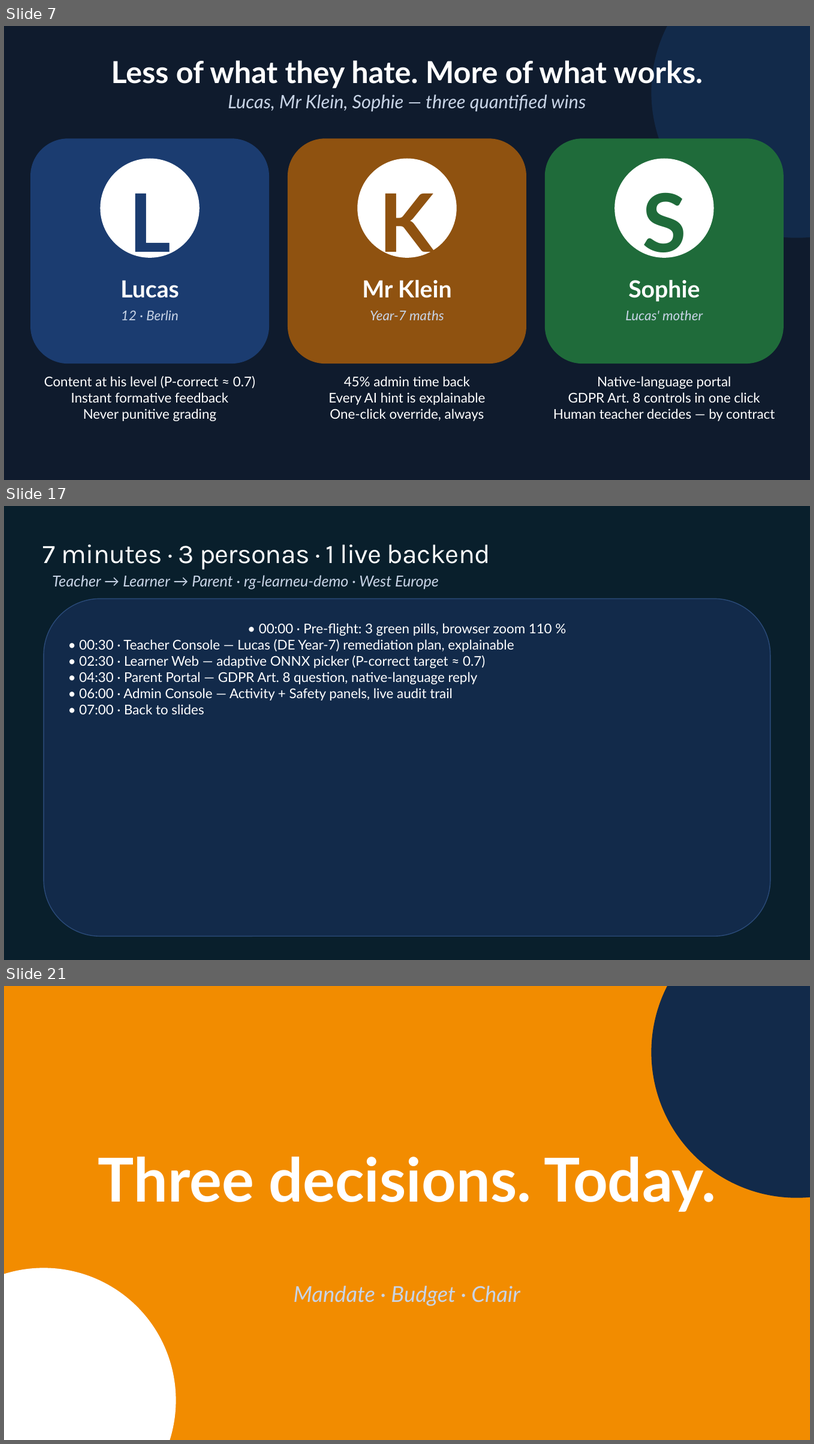
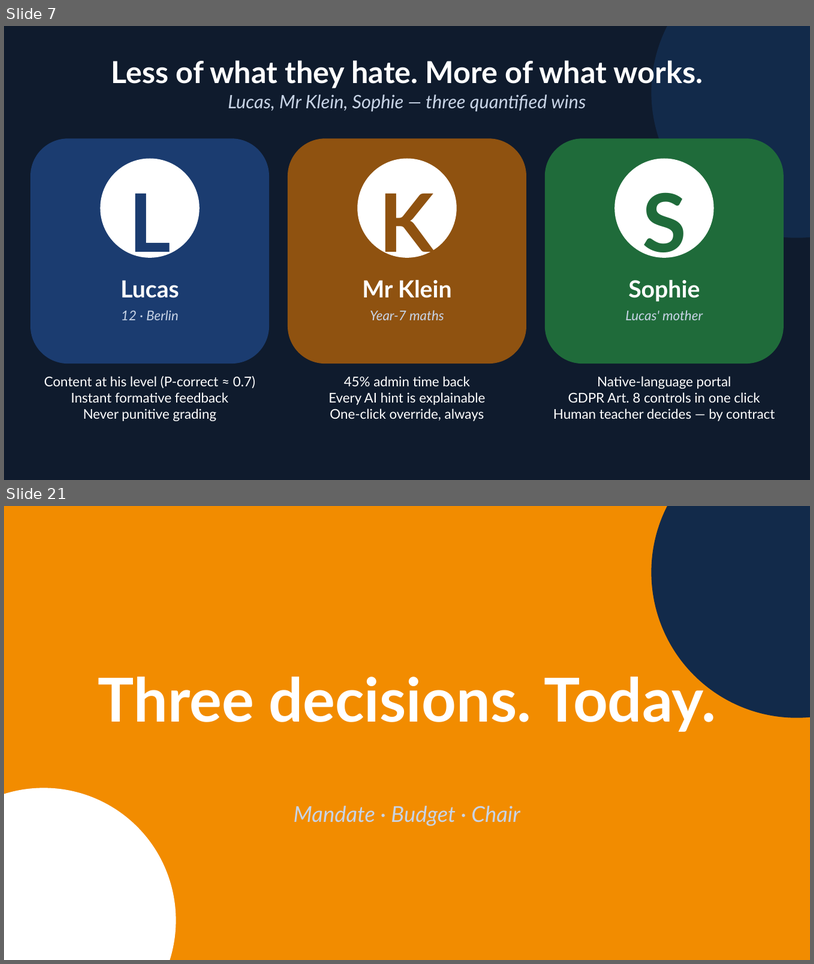
Before and after one commit to EtienneSIG/AMA_Project, a slide deck: Restitution01/build/LearnEU-CXO-Restitution.pptx. Shown one above the other, each under a label of ours: slides 7, 17 and 21 before the commit, slides 7 and 21 after it; the slides between them are not shown. The pictures are 814x1444 and 814x964 pixels, drawn with LibreOffice and Linux fonts; fonts in the diff are those of the drawing; background and template pictures are left out. Boxes give left, top, right and bottom in pixels: in the first picture for what was removed or moved away, otherwise in the second. Text is boxed around its words. In the diff, an @@ line names an element or a change of style, - is before the commit and + after.

```diff
--- a/Restitution01/build/LearnEU-CXO-Restitution.pptx
+++ b/Restitution01/build/LearnEU-CXO-Restitution.pptx
@@ slide 17 removed at <box>4,506,810,960</box>, background #091F2C @@
@@ title removed at <box>43,544,491,570</box> @@
-7 minutes · 3 personas · 1 live backend
@@ text removed at <box>52,575,439,589</box> @@
-Teacher → Learner → Parent · rg-learneu-demo · West Europe
@@ rounded rectangle removed at <box>44,598,771,936</box> @@
-• 00:00 · Pre-flight: 3 green pills, browser zoom 110 %
-• 00:30 · Teacher Console — Lucas (DE Year-7) remediation plan, explainable
-• 02:30 · Learner Web — adaptive ONNX picker (P-correct target ≈ 0.7)
-• 04:30 · Parent Portal — GDPR Art. 8 question, native-language reply
-• 06:00 · Admin Console — Activity + Safety panels, live audit trail
-• 07:00 · Back to slides
```
Also in this commit, not shown: 7 slides changed, 6 slides added, 5 other slides removed, 13 other files.
